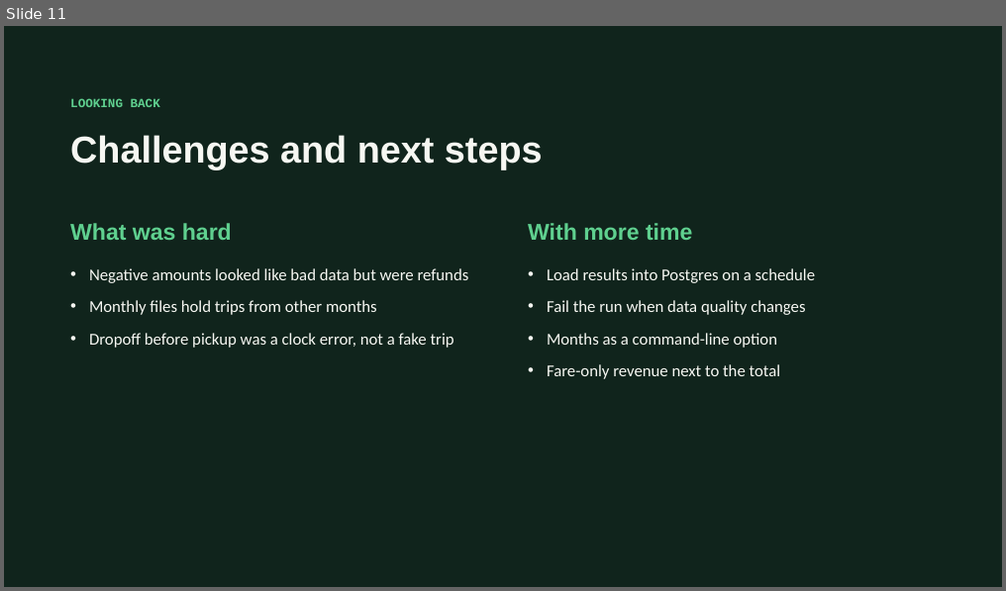
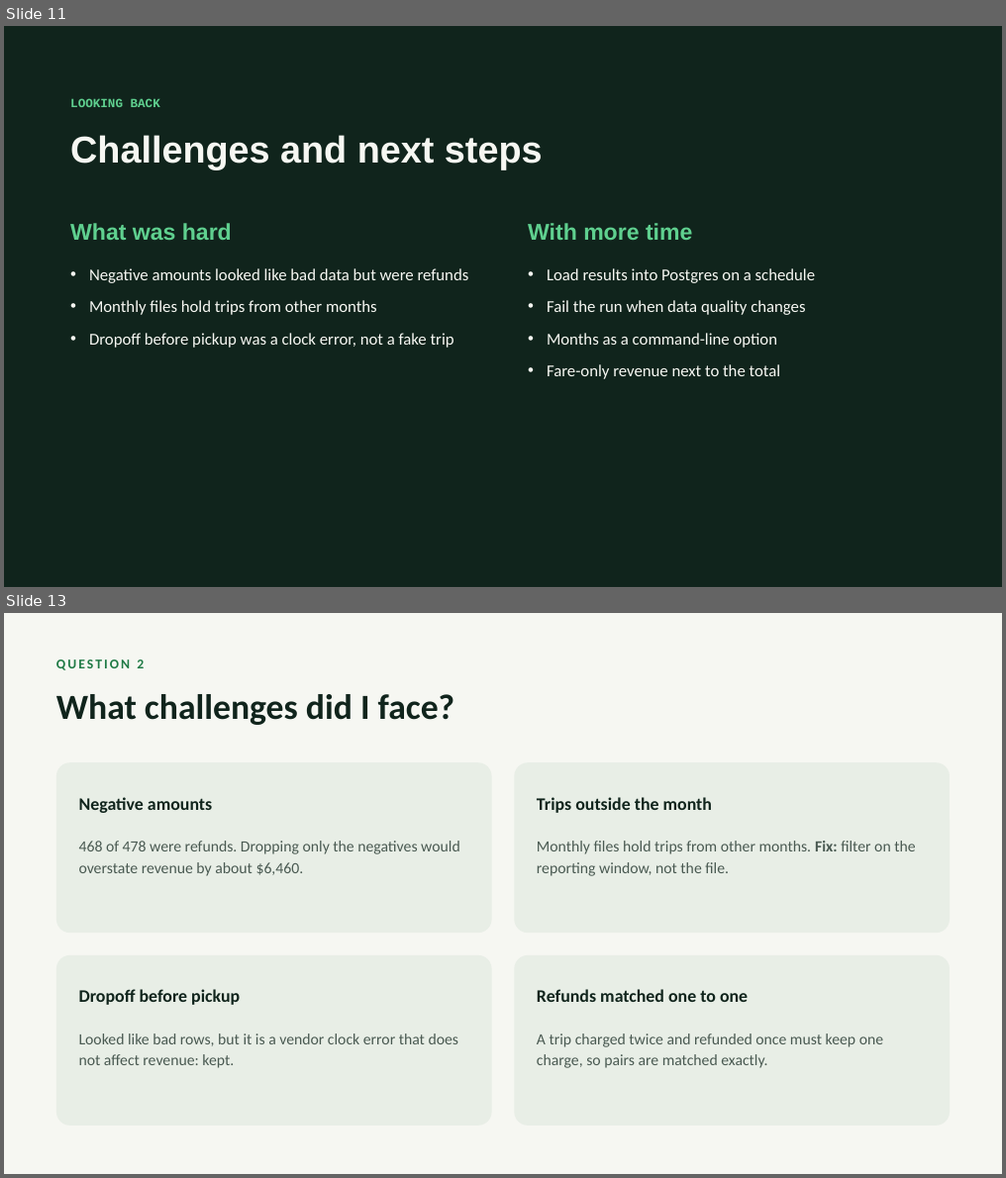
Before and after one commit to jeevan516/Data-pipeline-project, a slide deck: presentation/green-taxi-daily-revenue.pptx. Shown one above the other, each under a label of ours: slide 11 before the commit, slides 11 and 13 after it; the slides between them are not shown. The pictures are 1006x591 and 1006x1178 pixels, drawn with LibreOffice and Linux fonts; fonts in the diff are those of the drawing. Boxes give left, top, right and bottom in pixels: in the first picture for what was removed or moved away, otherwise in the second. Text is boxed around its words. In the diff, an @@ line names an element or a change of style, - is before the commit and + after.

Commit message:
Add the three project questions to the presentation
Three slides at the end answer the review questions from the README: the
steps taken, the challenges, and what to do with more time.

```diff
--- a/presentation/green-taxi-daily-revenue.pptx
+++ b/presentation/green-taxi-daily-revenue.pptx
@@ slide 13 added at (4,613,1002,1174), background #F6F7F2 @@
@@ text added at (56,660,144,670), 13 pt, text #1F7A45, bold @@
+QUESTION 2
@@ text added at (56,694,455,725), 34 pt, text #10241C, bold @@
+What challenges did I face?
@@ rounded rectangle added at (56,762,492,933), fill #E8EEE6 @@
@@ rounded rectangle added at (515,762,950,933), fill #E8EEE6 @@
@@ text added at (79,797,212,813), 17 pt, text #10241C, bold @@
+Negative amounts
@@ text added at (537,797,712,813), 17 pt, text #10241C, bold @@
+Trips outside the month
@@ text added at (79,841,460,876), 15 pt, text #4A5A52 @@
+468 of 478 were refunds. Dropping only the negatives would overstate revenue by about $6,460.
@@ text added at (537,841,915,876), 15 pt, text #4A5A52 @@
+Monthly files hold trips from other months. Fix: filter on the reporting window, not the file.
@@ rounded rectangle added at (56,956,492,1125), fill #E8EEE6 @@
@@ rounded rectangle added at (515,956,950,1125), fill #E8EEE6 @@
@@ text added at (79,989,240,1005), 17 pt, text #10241C, bold @@
+Dropoff before pickup
@@ text added at (537,989,747,1002), 17 pt, text #10241C, bold @@
+Refunds matched one to one
@@ text added at (79,1034,459,1068), 15 pt, text #4A5A52 @@
+Looked like bad rows, but it is a vendor clock error that does not affect revenue: kept.
@@ text added at (537,1034,883,1068), 15 pt, text #4A5A52 @@
+A trip charged twice and refunded once must keep one charge, so pairs are matched exactly.
```
Also in this commit, not shown: 2 other slides added.
